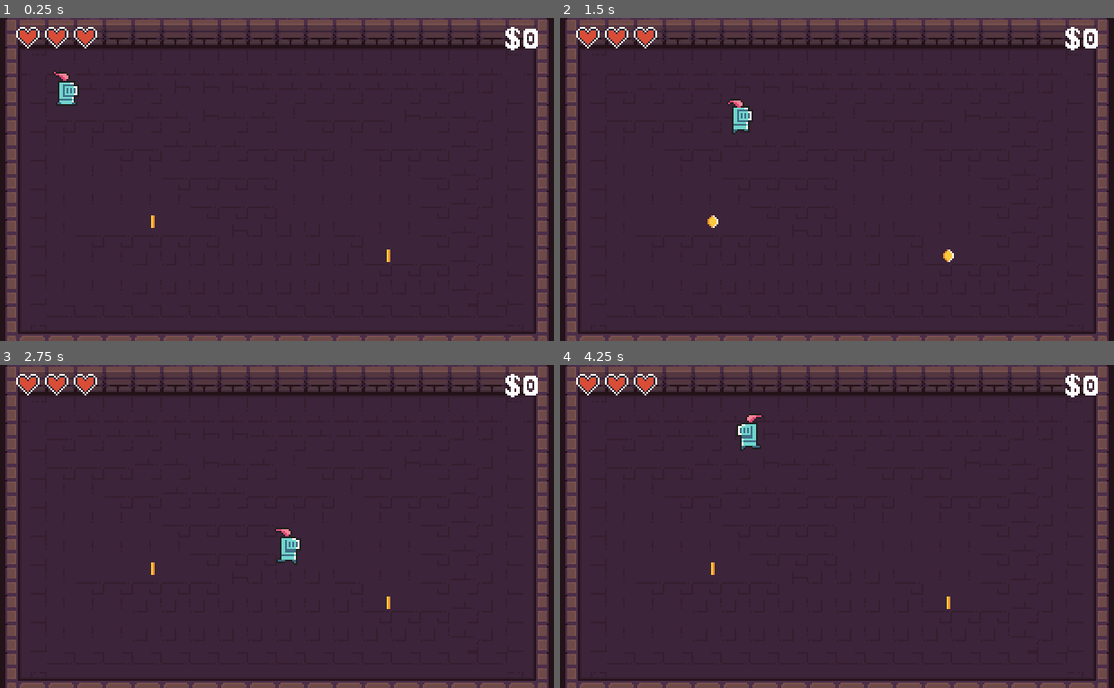
Above: before the commit, frames 1-4 (two rows, left to right).
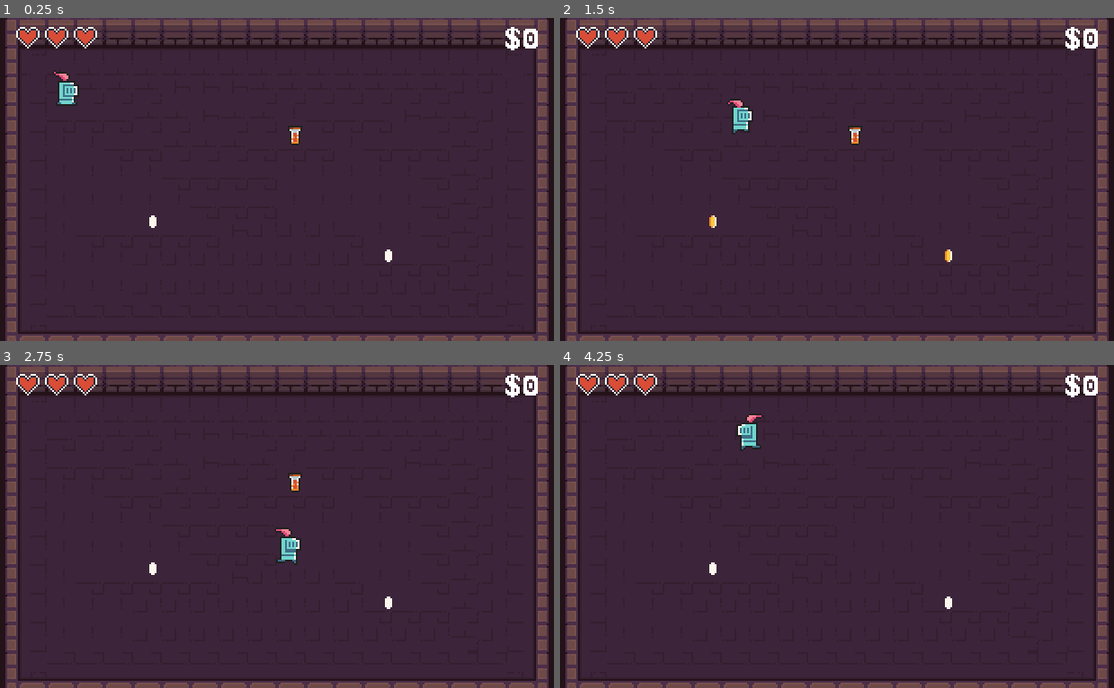
Above: after the commit, the same moments.

Repository: eleniums/dungeon-crawler
Game: Godot game, scene res://levels/sandbox/Sandbox.tscn
Same seed, same stepped clock (60 frames per second), same inputs: the game is played once before the commit and once after it.
Inputs:
- Up to frame 1 (0.25 s): no input
- Up to frame 2 (1.5 s): hold Right (ui_right) 0.53-1.28 s; hold Down (ui_down) from 1.28 s (still down)
- Up to frame 3 (2.75 s): release Down (ui_down) at 2.03 s; hold Right (ui_right) from 2.03 s (still down)
- Up to frame 4 (4.25 s): release Right (ui_right) at 2.78 s; hold Up (ui_up) 2.78-3.53 s; hold Left (ui_left) from 3.53 s (still down)

The runs differ from the first frame. In frame 1, 0.2% of the frame differs, in the area x 26-71%, y 33-76%; in frame 2, 0.2%; in frame 3, 0.2%; in frame 4, less than 0.1%.

Commit message:
Add small and large health potions

Diff:
--- a/doodads/coin/Coin.tscn
+++ b/doodads/coin/Coin.tscn
@@ -28,7 +28,7 @@
 } ]
 
 [sub_resource type="RectangleShape2D" id=6]
-extents = Vector2( 2, 2.5 )
+extents = Vector2( 3, 3.5 )
 
 [node name="Coin" type="Area2D"]
 collision_layer = 8
@@ -37,7 +37,6 @@
 
 [node name="AnimatedSprite" type="AnimatedSprite" parent="."]
 frames = SubResource( 5 )
-frame = 1
 playing = true
 
 [node name="CollisionShape2D" type="CollisionShape2D" parent="."]
--- /dev/null
+++ b/doodads/health_potion/HealthPotion.gd
@@ -0,0 +1,35 @@
+extends Area2D
+
+
+export var LARGE_POTION = false setget setLargePotion, getLargePotion
+
+var healing_potency = 2
+
+# Called when the node enters the scene tree for the first time.
+func _ready():
+	pass # Replace with function body.
+
+
+# Called every frame. 'delta' is the elapsed time since the previous frame.
+#func _process(delta):
+#	pass
+
+func setLargePotion(is_large):
+	LARGE_POTION = is_large
+	if is_large:
+		healing_potency = 6
+		$AnimatedSprite.animation = "large"
+	else:
+		healing_potency = 2
+		$AnimatedSprite.animation = "small"
+
+func getLargePotion():
+   return LARGE_POTION
+
+func _on_HealthPotion_area_entered(_area):
+	self.set_process(false)
+	self.hide()
+	Stats.current_hp += healing_potency
+	if Stats.current_hp > Stats.max_hp:
+		Stats.current_hp = Stats.max_hp
+	print("collected health potion, +" + str(healing_potency) + "to hp. Current HP: " + str(Stats.current_hp))
--- /dev/null
+++ b/doodads/health_potion/HealthPotion.tscn
@@ -0,0 +1,44 @@
+[gd_scene load_steps=7 format=2]
+
+[ext_resource path="res://doodads/health_potion/HealthPotion.gd" type="Script" id=1]
+[ext_resource path="res://assets/0x72_DungeonTilesetII_v1.4.png" type="Texture" id=2]
+
+[sub_resource type="AtlasTexture" id=7]
+atlas = ExtResource( 2 )
+region = Rect2( 288, 240, 16, 16 )
+
+[sub_resource type="AtlasTexture" id=8]
+atlas = ExtResource( 2 )
+region = Rect2( 288, 224, 16, 16 )
+
+[sub_resource type="SpriteFrames" id=5]
+animations = [ {
+"frames": [ SubResource( 7 ) ],
+"loop": true,
+"name": "small",
+"speed": 5.0
+}, {
+"frames": [ SubResource( 8 ) ],
+"loop": true,
+"name": "large",
+"speed": 5.0
+} ]
+
+[sub_resource type="RectangleShape2D" id=6]
+extents = Vector2( 4, 5.5 )
+
+[node name="HealthPotion" type="Area2D"]
+collision_layer = 8
+collision_mask = 2
+script = ExtResource( 1 )
+
+[node name="AnimatedSprite" type="AnimatedSprite" parent="."]
+frames = SubResource( 5 )
+animation = "small"
+playing = true
+
+[node name="CollisionShape2D" type="CollisionShape2D" parent="."]
+position = Vector2( 0, 1.5 )
+shape = SubResource( 6 )
+
+[connection signal="area_entered" from="." to="." method="_on_HealthPotion_area_entered"]
--- a/levels/sandbox/Sandbox.tscn
+++ b/levels/sandbox/Sandbox.tscn
@@ -6,6 +6,7 @@
 [ext_resource path="res://assets/PeaberryBase.ttf" type="DynamicFontData" id=4]
 [ext_resource path="res://levels/sandbox/Level.gd" type="Script" id=5]
 [ext_resource path="res://doodads/health/Health.tscn" type="PackedScene" id=6]
+[ext_resource path="res://doodads/health_potion/HealthPotion.tscn" type="PackedScene" id=7]
 
 [sub_resource type="ConvexPolygonShape2D" id=2]
 points = PoolVector2Array( 16, 16, 0, 16, 0, 0, 16, 0 )
@@ -884,6 +885,9 @@
 "_edit_lock_": true
 }
 
+[node name="PlayerKnight" parent="." instance=ExtResource( 2 )]
+position = Vector2( 43, 33 )
+
 [node name="Items" type="Node" parent="."]
 
 [node name="Coin" parent="Items" instance=ExtResource( 3 )]
@@ -892,8 +896,8 @@
 [node name="Coin2" parent="Items" instance=ExtResource( 3 )]
 position = Vector2( 91, 113 )
 
-[node name="PlayerKnight" parent="." instance=ExtResource( 2 )]
-position = Vector2( 43, 33 )
+[node name="HealthPotion" parent="Items" instance=ExtResource( 7 )]
+position = Vector2( 170, 64 )
 
 [node name="HUD" type="Node" parent="."]
 
Not shown: 1 places in levels/sandbox/Sandbox.tscn that only renumber resources
